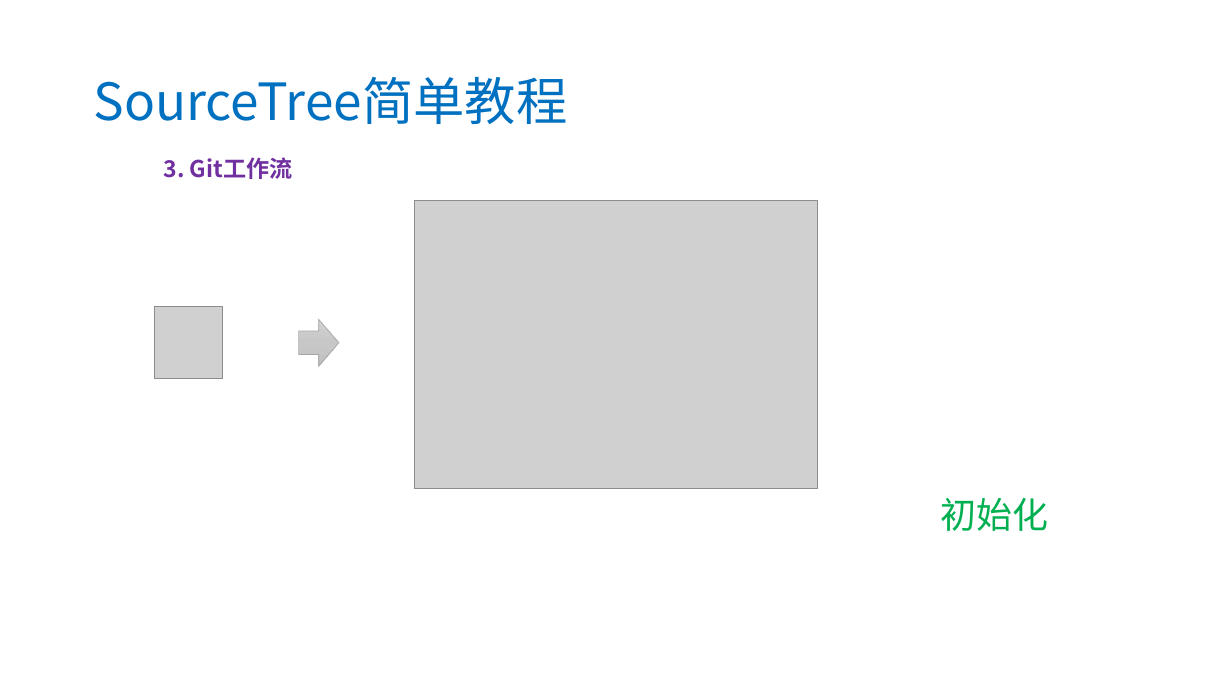
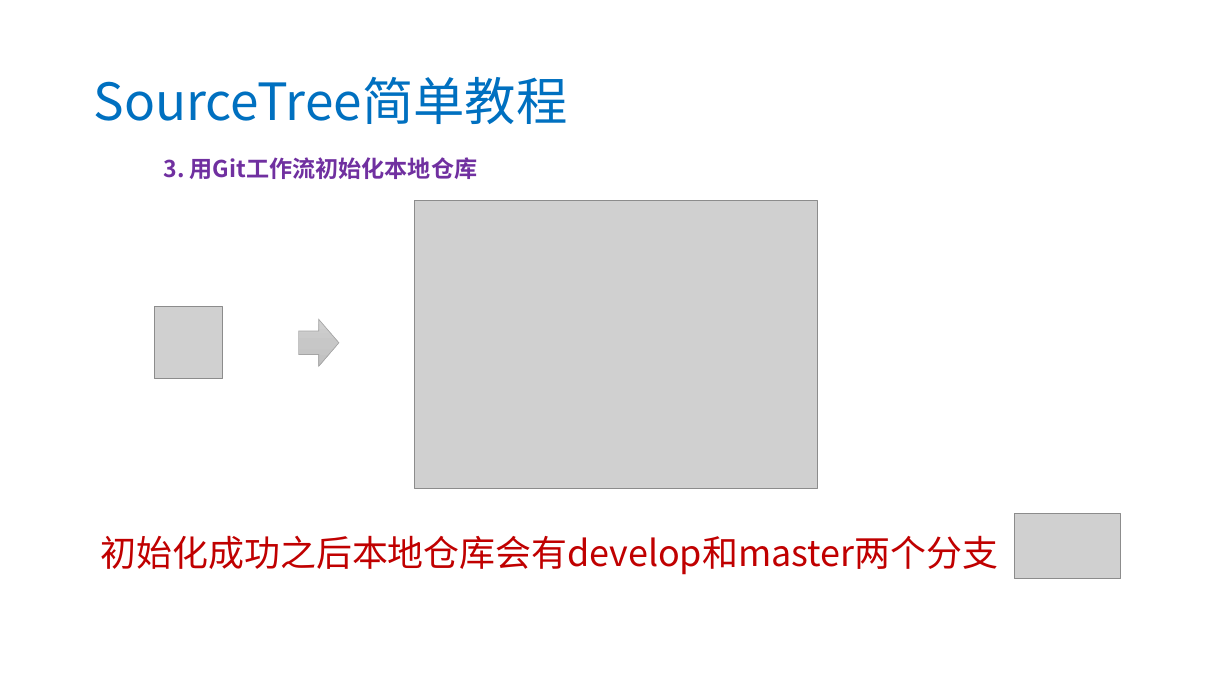
Before and after one commit to zouyusky/IS-Courses, a slide deck: slide 19 of C0_for_teacher/assets/docs/使用Github开发自主学习网站.pptx (slide 10 before the commit). Drawn at 1232x693 pixels with LibreOffice and Linux fonts; fonts in the diff are those of the drawing; grey boxes stand for pictures. Boxes give left, top, right and bottom in pixels: in the first picture for what was removed or moved away, otherwise in the second. Text is boxed around its words. In the diff, an @@ line names an element or a change of style, - is before the commit and + after.

Commit message:
更新了使用Github开发自主学习网站.pptx

```diff
--- a/C0_for_teacher/assets/docs/使用Github开发自主学习网站.pptx
+++ b/C0_for_teacher/assets/docs/使用Github开发自主学习网站.pptx
@@ text at box(163, 157, 477, 179): text changed @@
-3. Git工作流
+3. 用Git工作流初始化本地仓库
@@ text removed at box(941, 498, 1049, 531) @@
-初始化
@@ text added at box(101, 535, 998, 575), 28 pt, text #C00000 @@
+初始化成功之后本地仓库会有develop和master两个分支
@@ picture added at box(1015, 514, 1122, 579) @@
```
Also in this commit, not shown: 5 other slides changed, 10 slides added.
